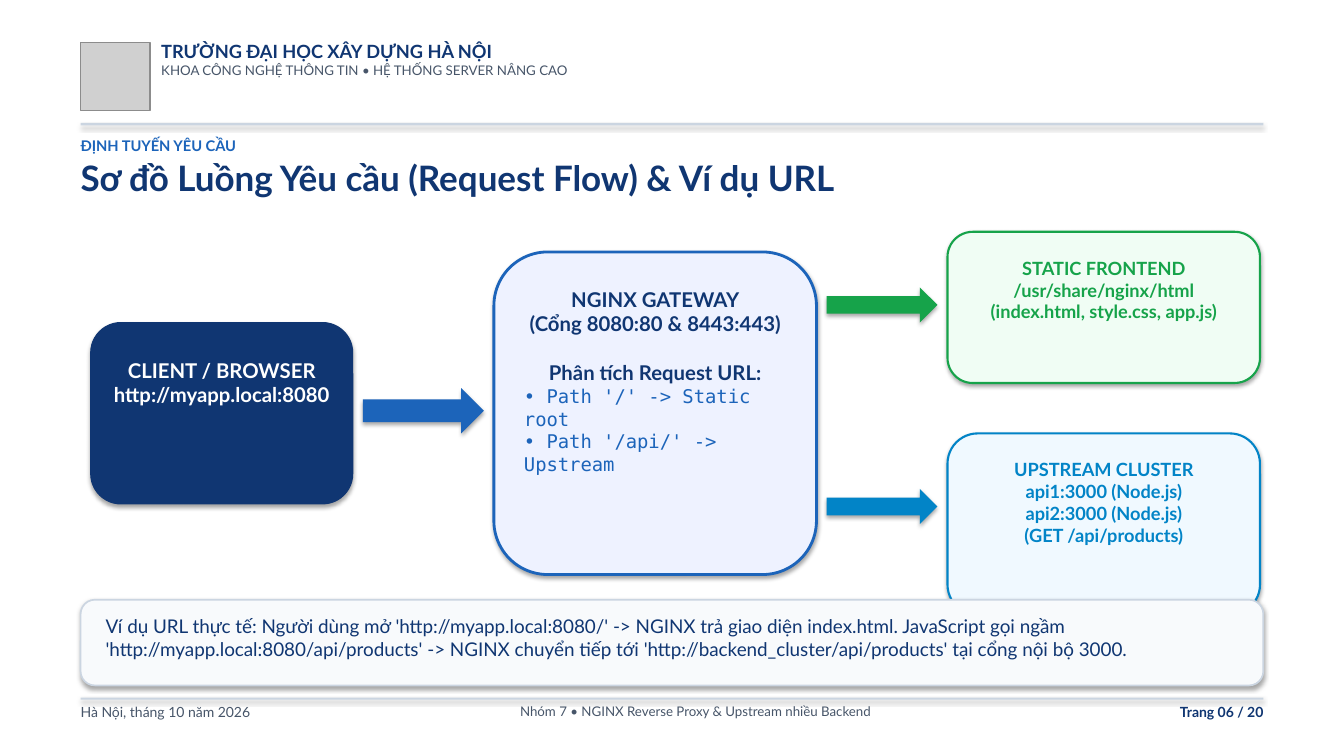
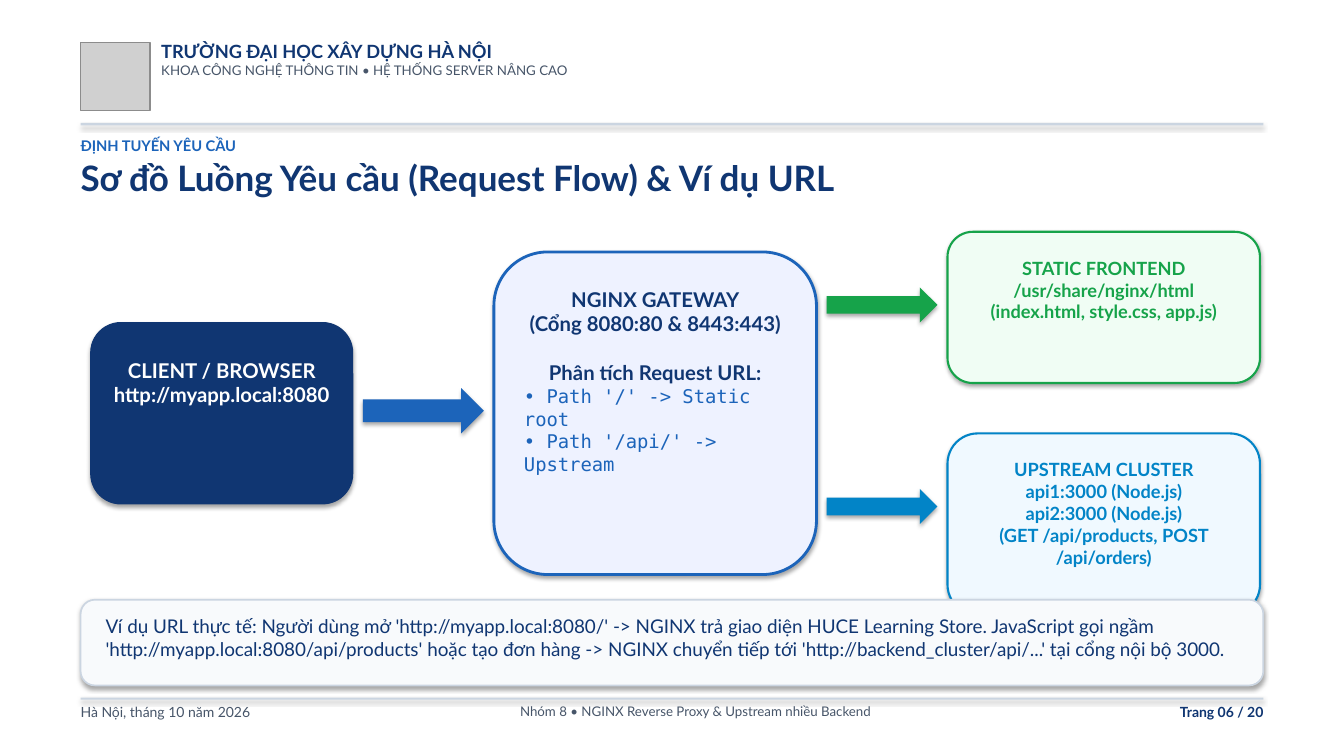
Before and after one commit to nguyentatmanh/Cau-hinh-NGINX-Reverse_Proxy-Upstream-nhieu-backend, a slide deck: slide 6 of NGINX_Buoi_8_Nhom_7.pptx. Drawn at 1344x756 pixels with LibreOffice and Linux fonts; fonts in the diff are those of the drawing; grey boxes stand for pictures. Boxes give left, top, right and bottom in pixels: in the first picture for what was removed or moved away, otherwise in the second. Text is boxed around its words. In the diff, an @@ line names an element or a change of style, - is before the commit and + after.

Commit message:
docs: cập nhật tài liệu hướng dẫn và tái tạo bài thuyết trình Nhóm 8 HUCE

```diff
--- a/NGINX_Buoi_8_Nhom_7.pptx
+++ b/NGINX_Buoi_8_Nhom_7.pptx
@@ text at bbox=[999, 462, 1209, 567]: text changed @@
-UPSTREAM CLUSTER
-api1:3000 (Node.js)
-api2:3000 (Node.js)
-(GET /api/products)
+UPSTREAM CLUSTER
+api1:3000 (Node.js)
+api2:3000 (Node.js)
+(GET /api/products, POST /api/orders)
@@ text at bbox=[106, 618, 1224, 660]: text changed @@
-Ví dụ URL thực tế: Người dùng mở 'http://myapp.local:8080/' -> NGINX trả giao diện index.html. JavaScript gọi ngầm 'http://myapp.local:8080/api/products' -> NGINX chuyển tiếp tới 'http://backend_cluster/api/products' tại cổng nội bộ 3000.
+Ví dụ URL thực tế: Người dùng mở 'http://myapp.local:8080/' -> NGINX trả giao diện HUCE Learning Store. JavaScript gọi ngầm 'http://myapp.local:8080/api/products' hoặc tạo đơn hàng -> NGINX chuyển tiếp tới 'http://backend_cluster/api/...' tại cổng nội bộ 3000.
@@ text at bbox=[520, 705, 871, 719]: text changed @@
-Nhóm 7 • NGINX Reverse Proxy & Upstream nhiều Backend
+Nhóm 8 • NGINX Reverse Proxy & Upstream nhiều Backend
```
Also in this commit, not shown: 19 other slides changed, 4 other files.
